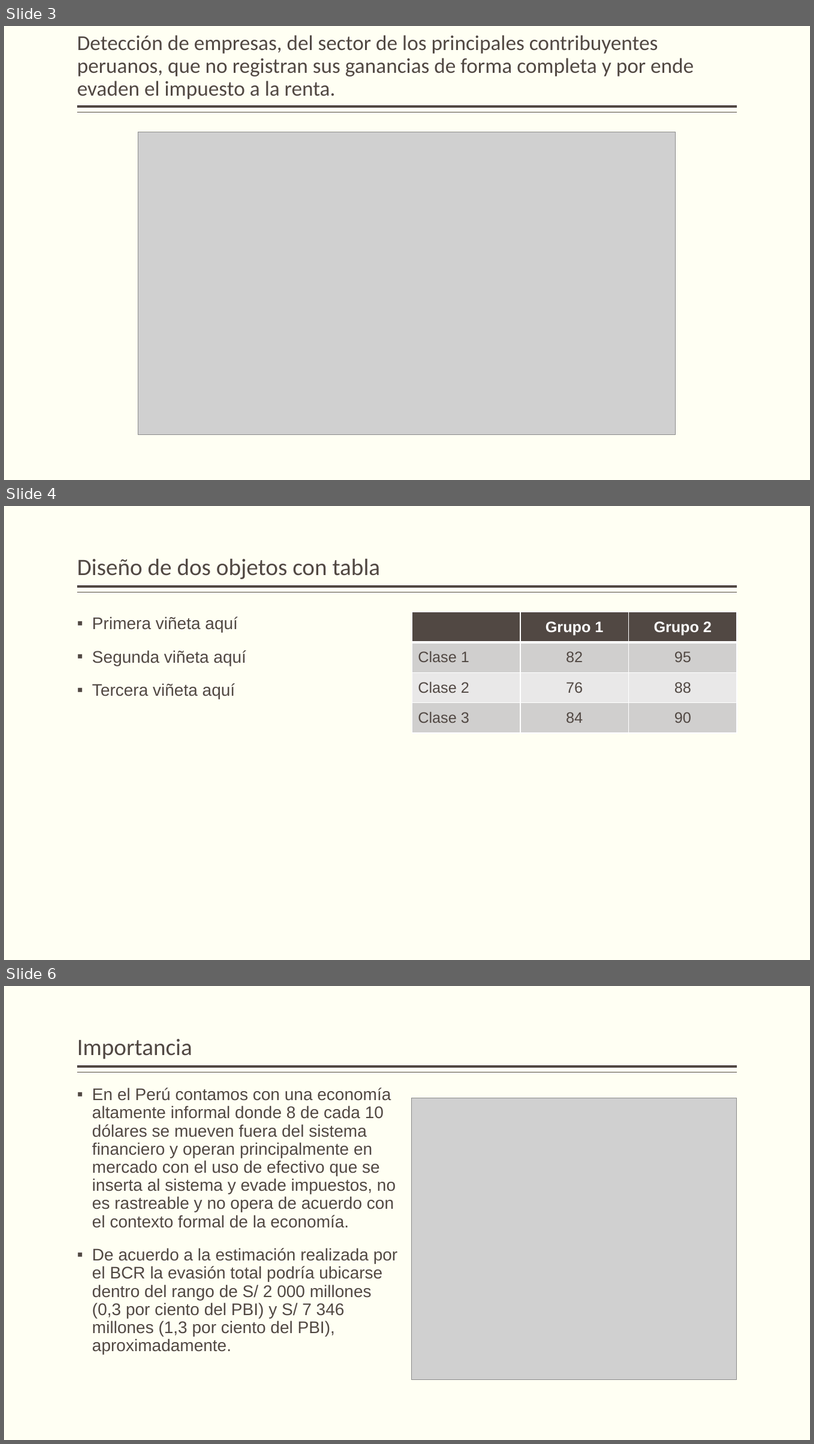
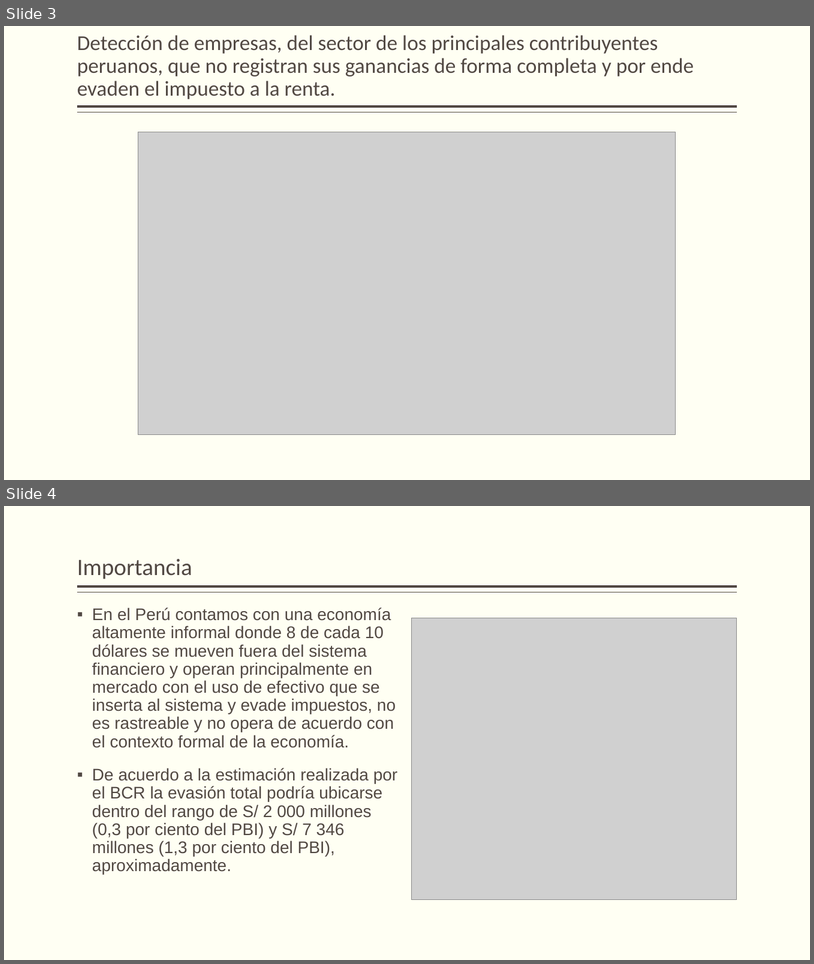
Before and after one commit to frankche88/banking-api-clean-architecture, a slide deck: tesis_cap1/MODELO PARA DETECTAR LA EVASIÓN DEL IMPUESTO A.pptx. Shown one above the other, each under a label of ours: slides 3, 4 and 6 before the commit, slides 3 and 4 after it; the slides between them are not shown. The pictures are 814x1444 and 814x964 pixels, drawn with LibreOffice and Linux fonts; fonts in the diff are those of the drawing; grey boxes stand for pictures. Boxes give left, top, right and bottom in pixels: in the first picture for what was removed or moved away, otherwise in the second. Text is boxed around its words. In the diff, an @@ line names an element or a change of style, - is before the commit and + after.

```diff
--- a/tesis_cap1/MODELO PARA DETECTAR LA EVASIÓN DEL IMPUESTO A.pptx
+++ b/tesis_cap1/MODELO PARA DETECTAR LA EVASIÓN DEL IMPUESTO A.pptx
@@ slide 4 removed at (x1=4, y1=506, x2=810, y2=960), background #FFFFF3; not listed: 2 template elements that a slide beside it also shows @@
@@ title removed at (x1=77, y1=558, x2=381, y2=579) @@
-Diseño de dos objetos con tabla
@@ table removed at (x1=413, y1=612, x2=737, y2=733), 4 rows, 3 columns @@
- | Grupo 1 | Grupo 2
-Clase 1 | 82 | 95
-Clase 2 | 76 | 88
-Clase 3 | 84 | 90
@@ text removed at (x1=92, y1=616, x2=246, y2=699) @@
-▪ Primera viñeta aquí
-▪ Segunda viñeta aquí
-▪ Tercera viñeta aquí
@@ what was slide 6 is now slide 4 @@
```
Also in this commit, not shown: 1 slide changed, 1 other slide removed, 1 other file.
